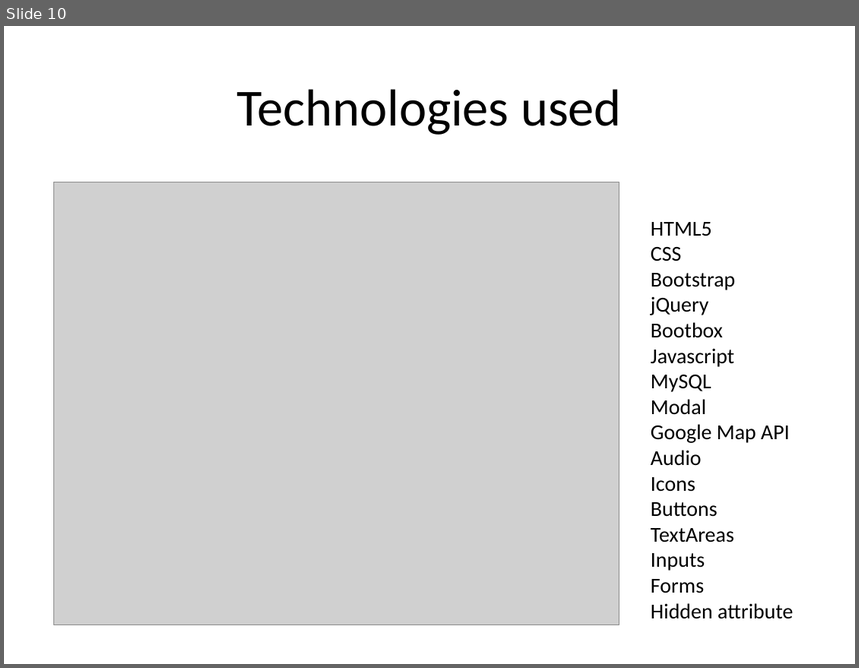
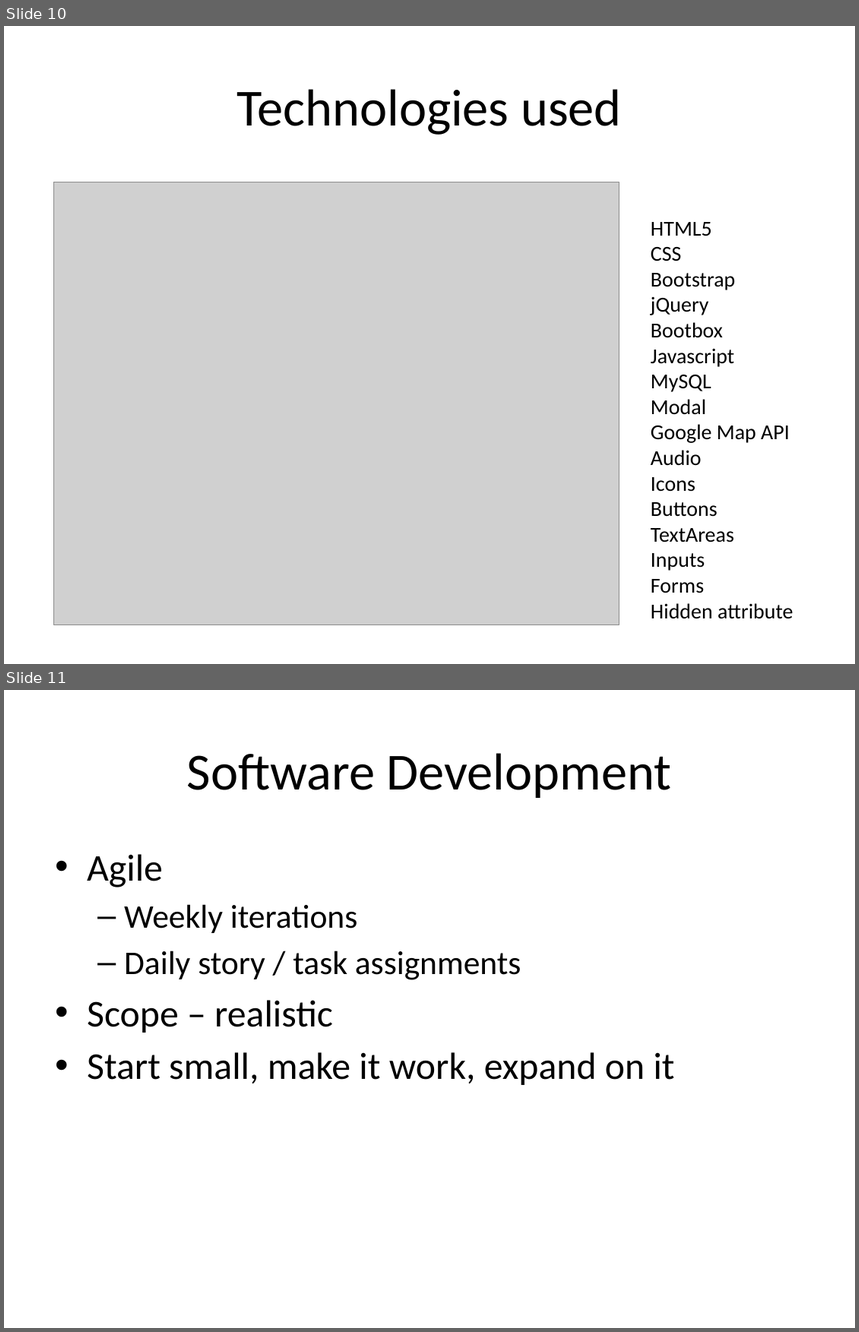
Before and after one commit to dreamer42/SEIS752-Vacation, a slide deck: docs/Presentation.pptx. Shown one above the other, each under a label of ours: slide 10 before the commit, slides 10 and 11 after it. The pictures are 859x668 and 859x1332 pixels, drawn with LibreOffice and Linux fonts; fonts in the diff are those of the drawing; grey boxes stand for pictures. Boxes give left, top, right and bottom in pixels: in the first picture for what was removed or moved away, otherwise in the second. Text is boxed around its words. In the diff, an @@ line names an element or a change of style, - is before the commit and + after.

```diff
--- a/docs/Presentation.pptx
+++ b/docs/Presentation.pptx
@@ slide 11 added at <box>4,690,855,1328</box>, background #FFFFFF @@
@@ title added at <box>187,753,672,798</box>, 44 pt, text #000000 @@
+Software Development
@@ text added at <box>87,854,675,1085</box>, 32 pt, text #000000 @@
+• Agile
+  – Weekly iterations
+  – Daily story / task assignments
+• Scope – realistic
+• Start small, make it work, expand on it
```
Also in this commit, not shown: 2 slides changed, 4 other slides added, 3 slides removed, 1 other file.
